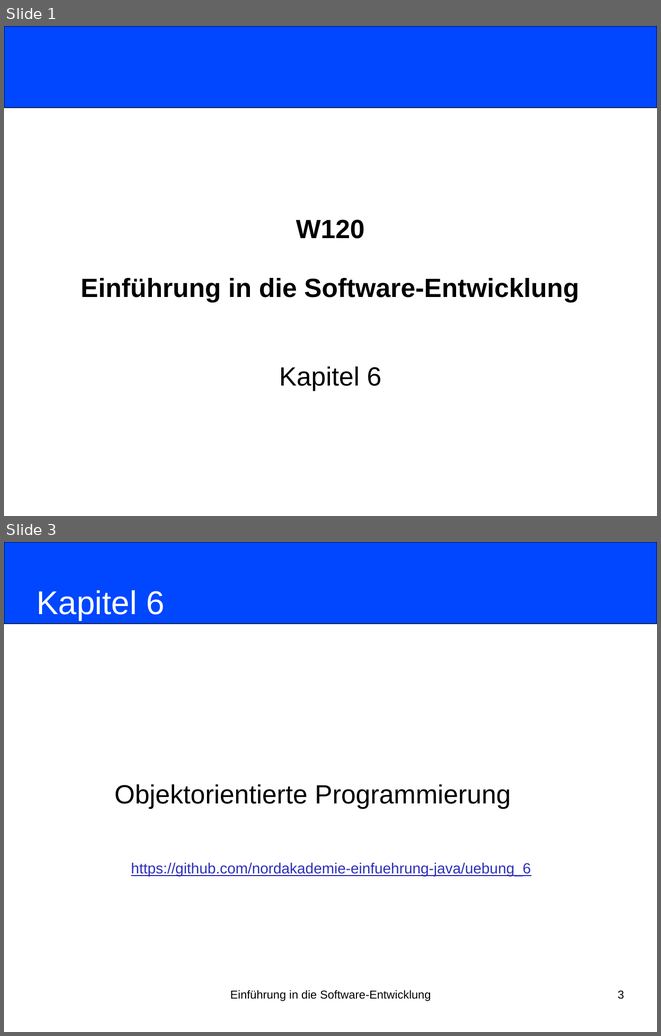
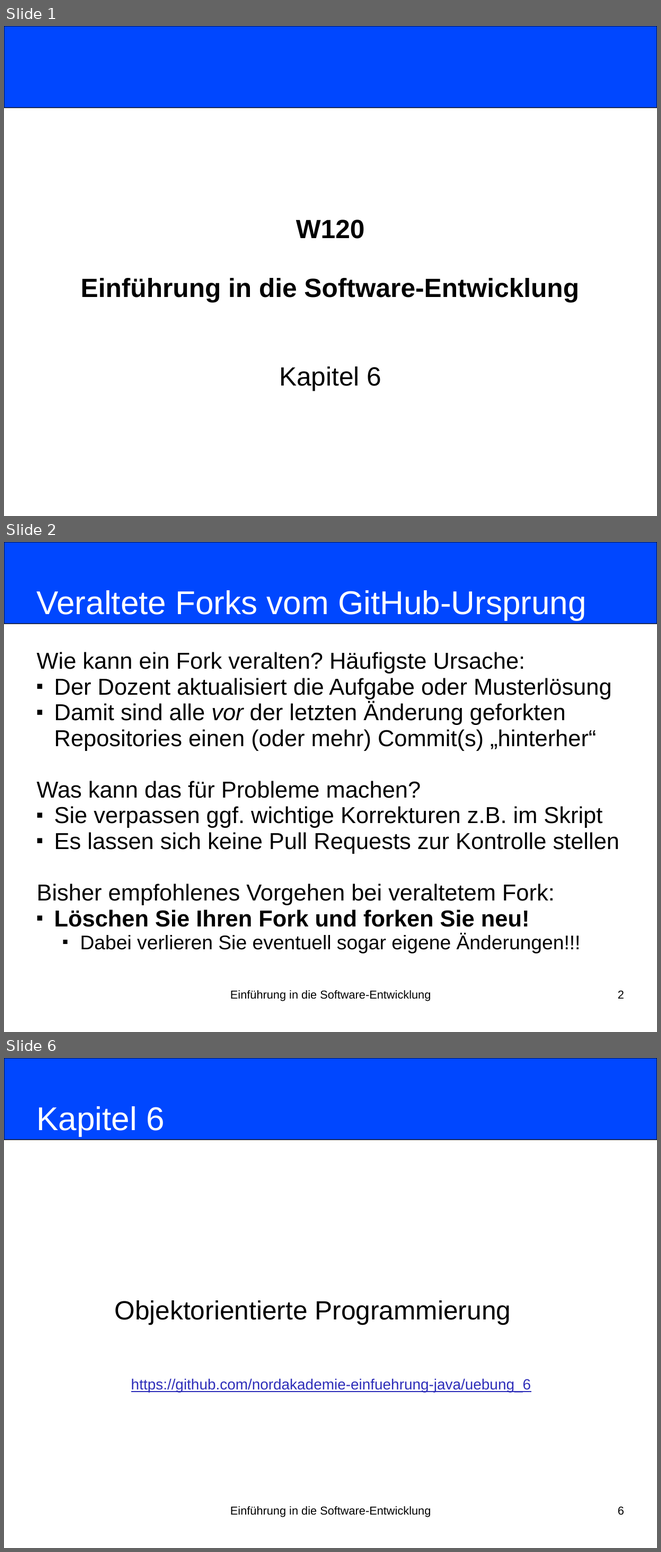
Before and after one commit to nordakademie-einfuehrung-java/vorlesungsskript, a slide deck: folien/Semester_03_Termin_07_Kapitel06.pptx. Shown one above the other, each under a label of ours: slides 1 and 3 before the commit, slides 1, 2 and 6 after it; the slides between them are not shown. The pictures are 661x1036 and 661x1552 pixels, drawn with LibreOffice and Linux fonts; fonts in the diff are those of the drawing. Boxes give left, top, right and bottom in pixels: in the first picture for what was removed or moved away, otherwise in the second. Text is boxed around its words. In the diff, an @@ line names an element or a change of style, - is before the commit and + after.

Commit message:
Switched git-cli intro with re-fork

```diff
--- a/folien/Semester_03_Termin_07_Kapitel06.pptx
+++ b/folien/Semester_03_Termin_07_Kapitel06.pptx
@@ slide 2 added at bbox=[4, 542, 657, 1032], background #FFFFFF @@
@@ rounded rectangle added at bbox=[4, 542, 657, 624], fill #0047FF, outline #000000 0.75 pt @@
@@ title added at bbox=[37, 590, 586, 620], 40 pt, text #FFFFFF @@
+Veraltete Forks vom GitHub-Ursprung
@@ subtitle added at bbox=[37, 652, 620, 953], 28 pt, text #000000 @@
+Wie kann ein Fork veralten? Häufigste Ursache:
+■ Der Dozent aktualisiert die Aufgabe oder Musterlösung
+■ Damit sind alle vor der letzten Änderung geforkten Repositories einen (oder mehr) Commit(s) „hinterher“
+Was kann das für Probleme machen?
+■ Sie verpassen ggf. wichtige Korrekturen z.B. im Skript
+■ Es lassen sich keine Pull Requests zur Kontrolle stellen
+Bisher empfohlenes Vorgehen bei veraltetem Fork:
+■ Löschen Sie Ihren Fork und forken Sie neu!
+    ■ Dabei verlieren Sie eventuell sogar eigene Änderungen!!!
@@ text added at bbox=[230, 990, 431, 1000], 14 pt, text #000000 @@
+Einführung in die Software-Entwicklung
@@ page number added at bbox=[618, 990, 624, 998], 14 pt, text #000000 @@
+2
@@ what was slide 3 is now slide 6 @@
@@ page number at bbox=[618, 1506, 624, 1515]: text changed @@
-3
+6
```
Also in this commit, not shown: 3 other slides added, 1 slide removed, 1 other file.
